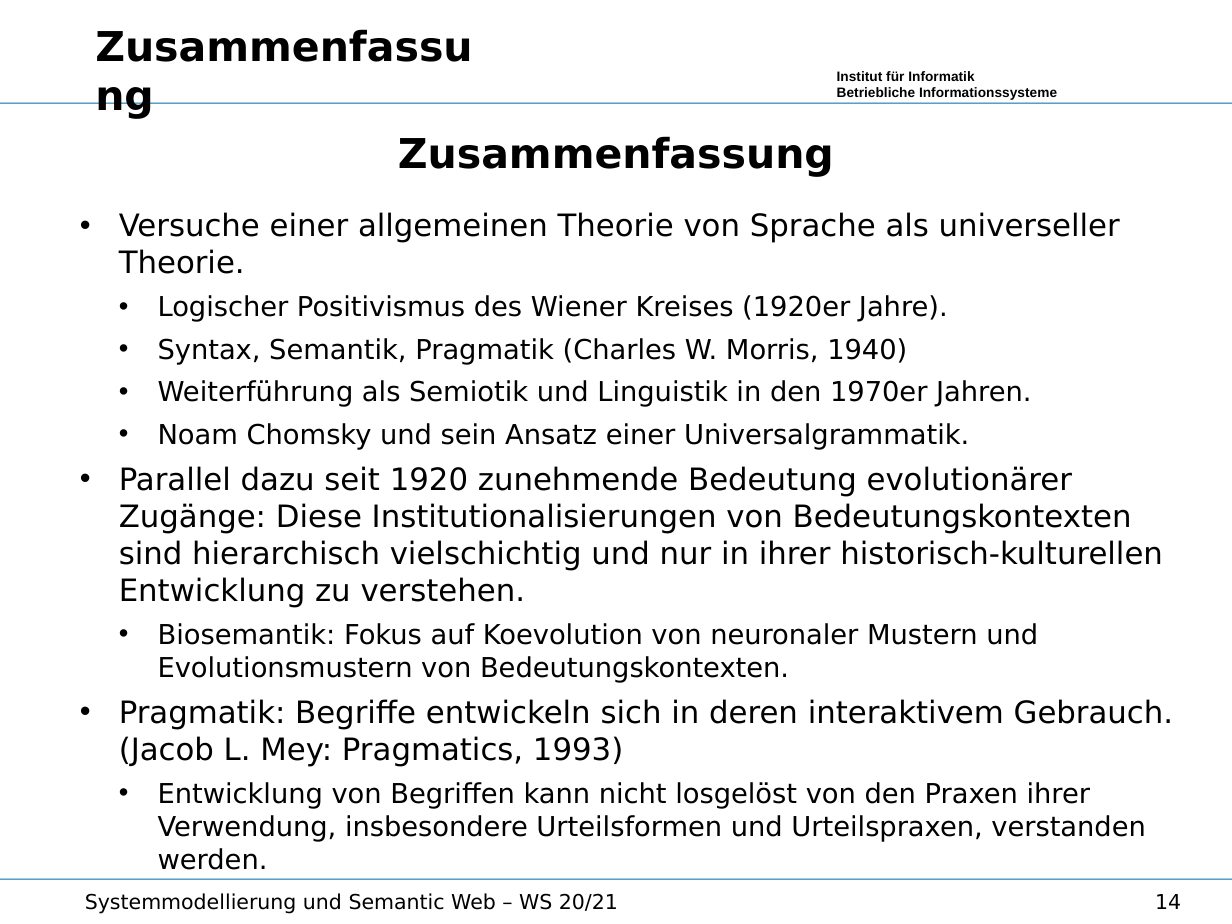
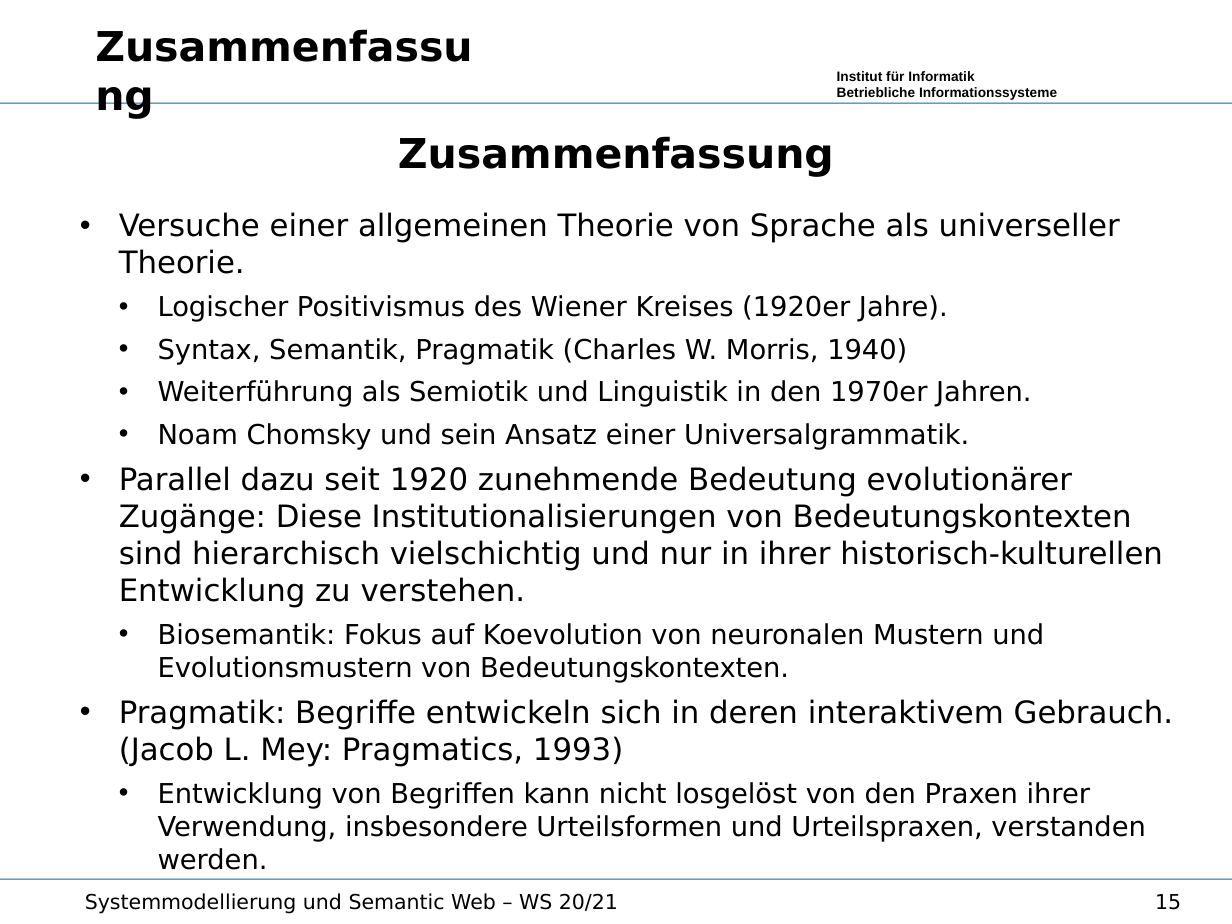
Before and after one commit to wumm-project/Leipzig-Seminar, a slide deck: slide 15 of Wintersemester-2020/Vorlesung/Storytelling.odp (slide 14 before the commit). Drawn at 1232x924 pixels with LibreOffice and Linux fonts; fonts in the diff are those of the drawing; background and template pictures are left out. Boxes give left, top, right and bottom in pixels: in the first picture for what was removed or moved away, otherwise in the second. Text is boxed around its words. In the diff, an @@ line names an element or a change of style, - is before the commit and + after.

```diff
--- a/Wintersemester-2020/Vorlesung/Storytelling.odp
+++ b/Wintersemester-2020/Vorlesung/Storytelling.odp
@@ text at (x1=158, y1=623, x2=1044, y2=683): text changed @@
-    • Biosemantik: Fokus auf Koevolution von neuronaler Mustern und Evolutionsmustern von Bedeutungskontexten.
+    • Biosemantik: Fokus auf Koevolution von neuronalen Mustern und Evolutionsmustern von Bedeutungskontexten.
@@ page number at (x1=1155, y1=894, x2=1181, y2=910): text changed @@
-14
+15
```
Also in this commit, not shown: 5 other slides changed, 1 slide added, 21 slides removed, 6 other files.
